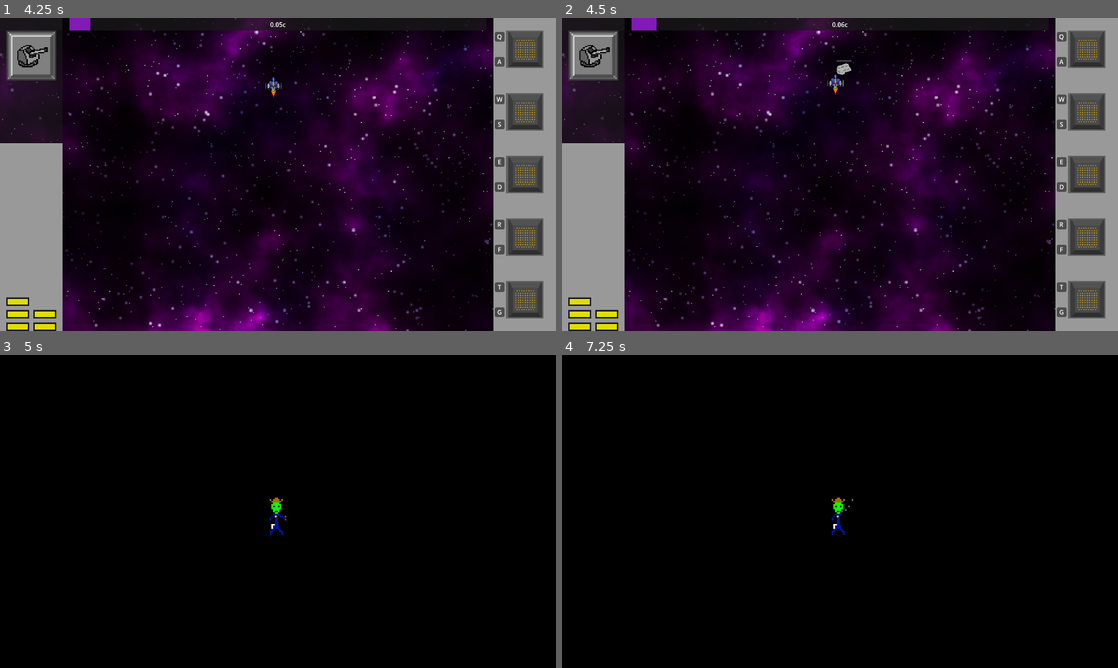
Above: before the commit, frames 1-4 (two rows, left to right).
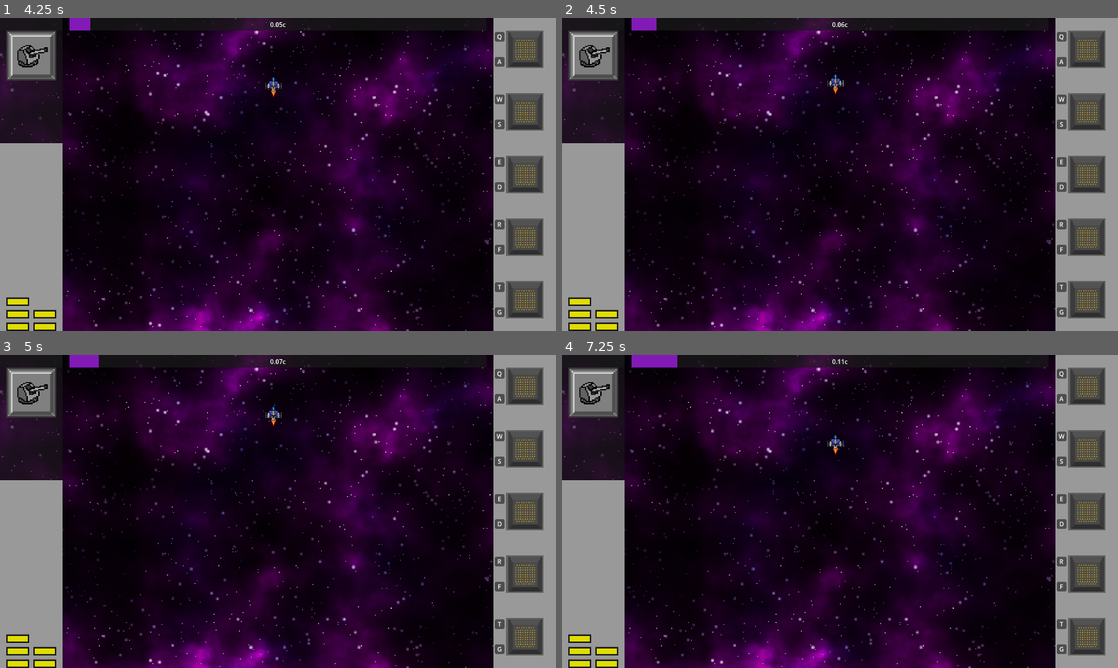
Above: after the commit, the same moments.

Repository: DigitsCodeCompendium/game.MJ198
Game: Godot game, scene res://scenes/title_screen/title_screen.tscn
Same seed, same stepped clock (60 frames per second), same inputs: the game is played once before the commit and once after it. The engine's default icon, where the game draws it, is replaced by a stand-in: a white triangle on a blue panel in a dark square.
Inputs (mouse positions are in pixels of both pictures, inside the frame that each line leads up to):
- Up to frame 1 (4.25 s): click "Start Game" at 0.5 s; click "Start Game" at 1.25 s; click (500, 36) at 2.02 s; click (500, 61) at 2.77 s; click (500, 36) at 3.52 s
- Up to frame 2 (4.5 s): click (1062, 61) at 4.27 s
- Up to frame 3 (5 s): no input
- Up to frame 4 (7.25 s): click (1062, 373) at 5.02 s; click (1062, 398) at 5.77 s; tap Enter at 6.5 s; move the mouse to (962, 495) at 6.52 s; hold ` (discard_module_pending) from 6.53 s (still down)

Frame 1 is identical in both runs. In frame 2, less than 0.1% of the frame differs, in the area x 49-53%, y 13-19%; in frame 3, 59%; in frame 4, 59%, in the area x 0-100%, y 0-100%.
Error in both runs: Invalid access to property or key 'volume_music' on a base object of type 'Dictionary'. (res://scenes/player_options.gd:22)

Commit message:
Asteroid spawn speed are now on a curve based on linear speed

Diff:
--- a/scenes/enemies/spawning/asteroid_spawn_pattern.gd
+++ b/scenes/enemies/spawning/asteroid_spawn_pattern.gd
@@ -3,9 +3,7 @@
 
 @export var asteroid_scenes: Array[PackedScene]
 @export var horizontal_speed_range: float = 10
-@export var min_vertical_speed: float = 100
-@export var max_vertical_speed: float = 200
-@export var linear_speed_scale: float = 1
+@export var vertical_speed_curve: Curve
 @export var min_scale_curve: Curve
 @export var max_scale_curve: Curve
 
@@ -13,7 +11,7 @@
 	var asteroid = asteroid_scenes.pick_random().instantiate()
 
 	var velocity_x = rand.randf_range(-horizontal_speed_range, horizontal_speed_range)
-	var velocity_y = lerpf(min_vertical_speed, max_vertical_speed, params.relativistic_speed)
+	var velocity_y = vertical_speed_curve.sample(params.linear_speed)
 	var scale = rand.randf_range(min_scale_curve.sample(params.relativistic_speed), max_scale_curve.sample(params.relativistic_speed))
 
 	parent.add_child(asteroid)
--- a/scenes/game.tscn
+++ b/scenes/game.tscn
@@ -37,8 +37,8 @@
 point_count = 2
 
 [sub_resource type="Curve" id="Curve_1kice"]
-_limits = [2.0, 30.0, 0.0, 1.0]
-_data = [Vector2(0, 30), 0.0, 0.0, 0, 0, Vector2(1, 30), 0.0, 0.0, 0, 0]
+_limits = [2.0, 100.0, 0.0, 1.0]
+_data = [Vector2(0, 100), 0.0, 0.0, 0, 0, Vector2(1, 100), 0.0, 0.0, 0, 0]
 point_count = 2
 
 [node name="Game" type="Node2D"]
